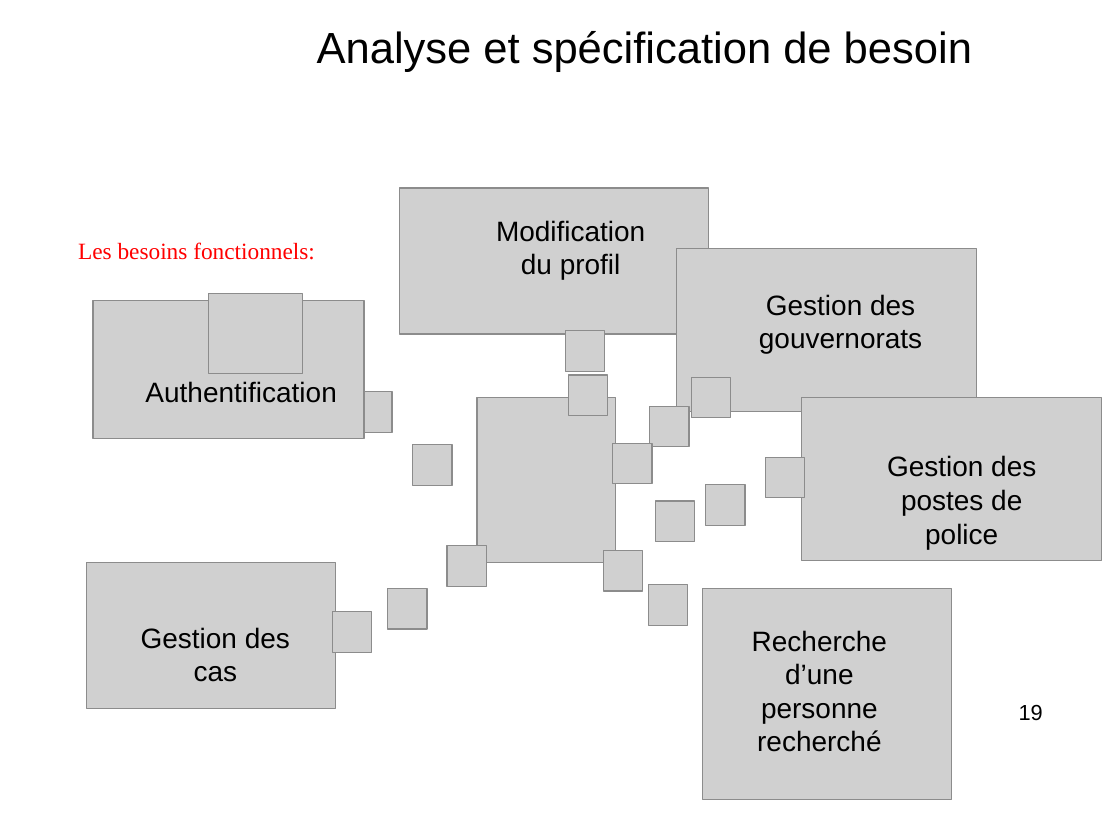
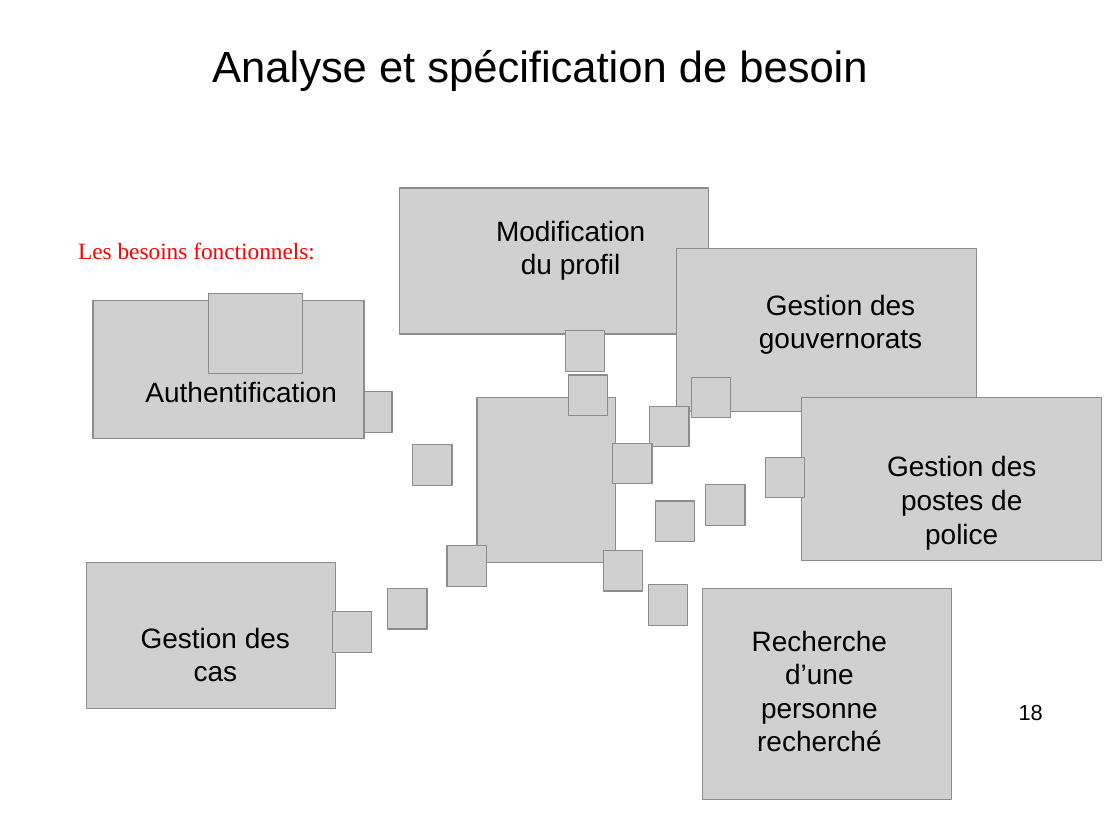
Before and after one commit to HabibAroua/Criminel_dep, a slide deck: slide 18 of documentation/presentation/P1/2734.ppt (slide 19 before the commit). Drawn at 1120x840 pixels with LibreOffice and Linux fonts; fonts in the diff are those of the drawing; grey boxes stand for pictures; background and template pictures are left out. Boxes give left, top, right and bottom in pixels: in the first picture for what was removed or moved away, otherwise in the second. Text is boxed around its words. In the diff, an @@ line names an element or a change of style, - is before the commit and + after.

```diff
--- a/documentation/presentation/P1/2734.ppt
+++ b/documentation/presentation/P1/2734.ppt
@@ text "Analyse et spécification de besoin" moved from (x1=317, y1=31, x2=972, y2=72) to (x1=212, y1=50, x2=867, y2=91) @@
@@ page number at (x1=1019, y1=704, x2=1043, y2=721): text changed @@
-19
+18
```
Also in this commit, not shown: 1 other slide changed, 1 slide added.
